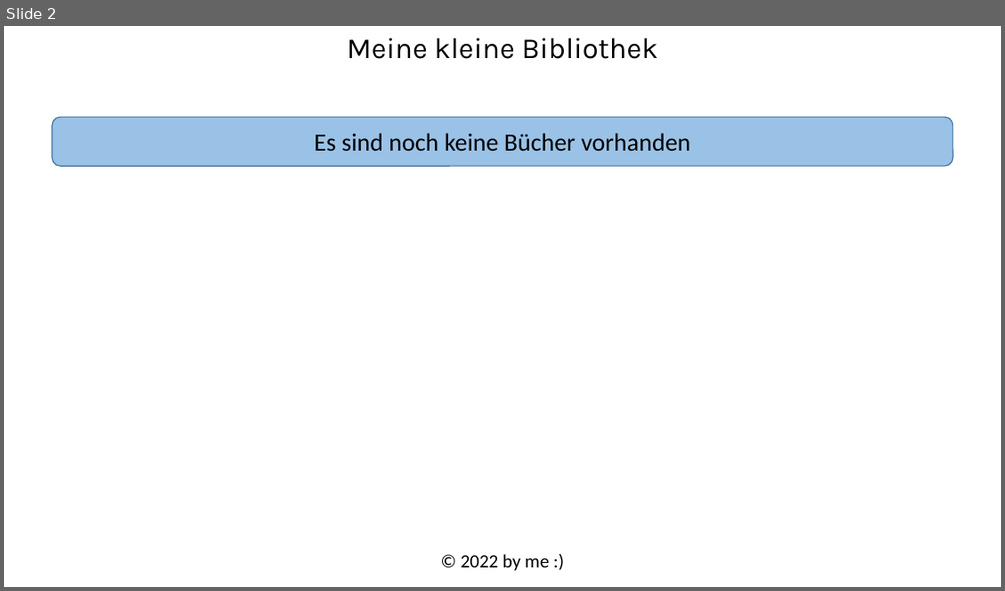
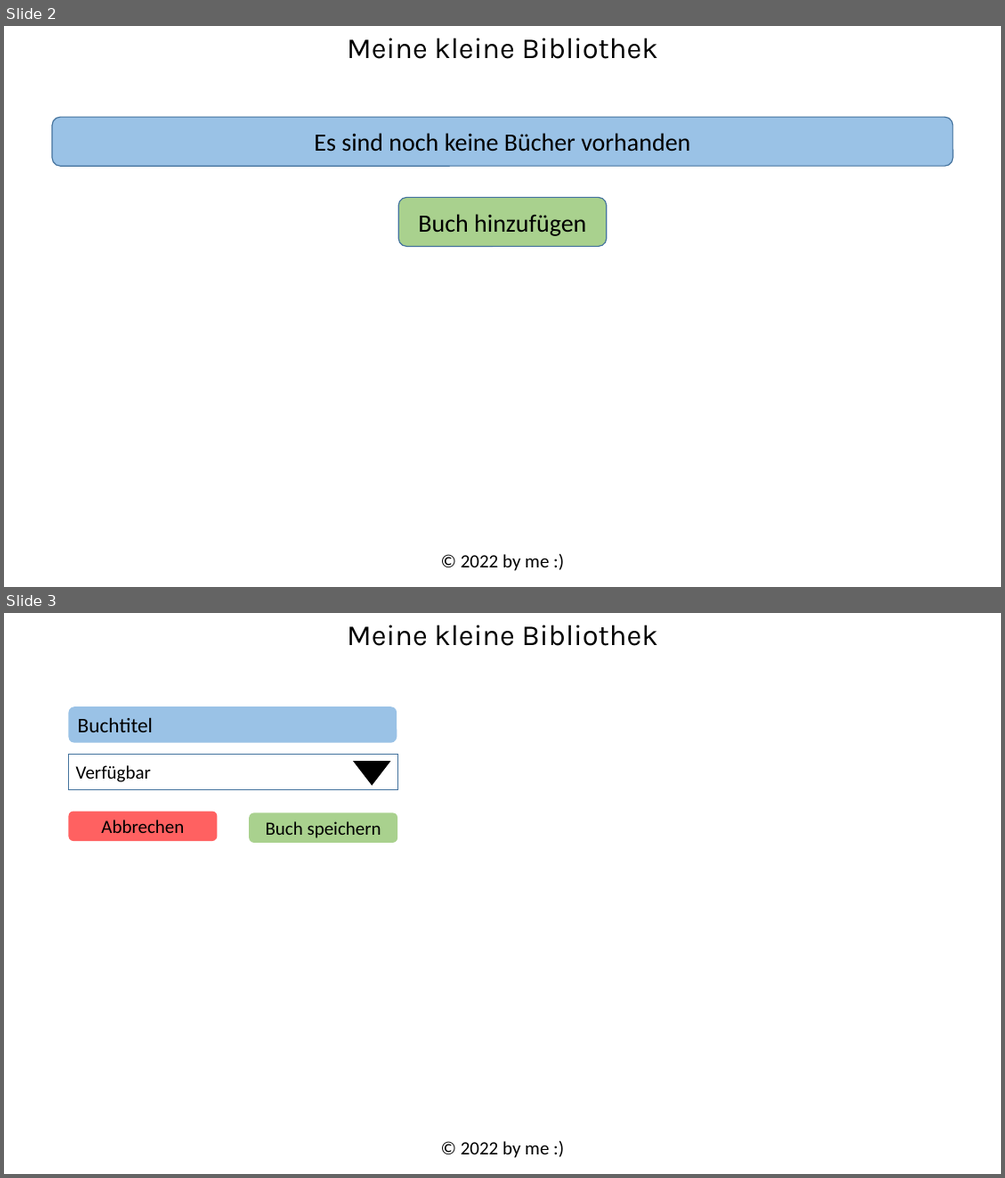
Before and after one commit to Tom4U/poc-ngx-library, a slide deck: Wireframe.pptx. Shown one above the other, each under a label of ours: slide 2 before the commit, slides 2 and 3 after it. The pictures are 1005x591 and 1005x1178 pixels, drawn with LibreOffice and Linux fonts; fonts in the diff are those of the drawing. Boxes give left, top, right and bottom in pixels: in the first picture for what was removed or moved away, otherwise in the second. Text is boxed around its words. In the diff, an @@ line names an element or a change of style, - is before the commit and + after.

```diff
--- a/Wireframe.pptx
+++ b/Wireframe.pptx
@@ slide 3 added at <box>4,613,1001,1174</box>, background #FFFFFF @@
@@ text added at <box>347,625,658,646</box>, 28 pt, text #000000 @@
+Meine kleine Bibliothek
@@ rounded rectangle added at <box>68,706,396,742</box>, fill #9AC2E6, 20 pt, text #000000 @@
+Buchtitel
@@ rectangle added at <box>68,755,397,790</box>, fill #FFFFFF, outline #43739E 1 pt, 18 pt, text #000000 @@
+Verfügbar
@@ triangle added at <box>353,761,391,786</box>, fill #000000 @@
@@ rounded rectangle added at <box>68,811,217,841</box>, fill #FF6161, 18 pt, text #000000 @@
+Abbrechen
@@ rounded rectangle added at <box>250,812,398,843</box>, fill #A9D18E, 18 pt, text #000000 @@
+Buch speichern
@@ text added at <box>461,1141,549,1158</box>, 18 pt, text #000000 @@
+© 2022 by me :)
@@ slide 2 changed as well @@
@@ rounded rectangle added at <box>399,197,607,247</box>, fill #A9D18E, outline #43739E 1 pt, 24 pt, text #000000 @@
+Buch hinzufügen
```
Also in this commit, not shown: 1 other slide changed, 1 other file.
